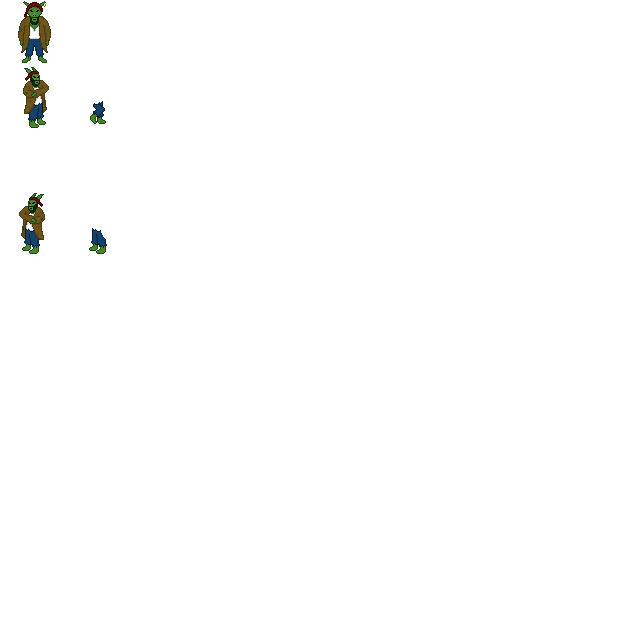
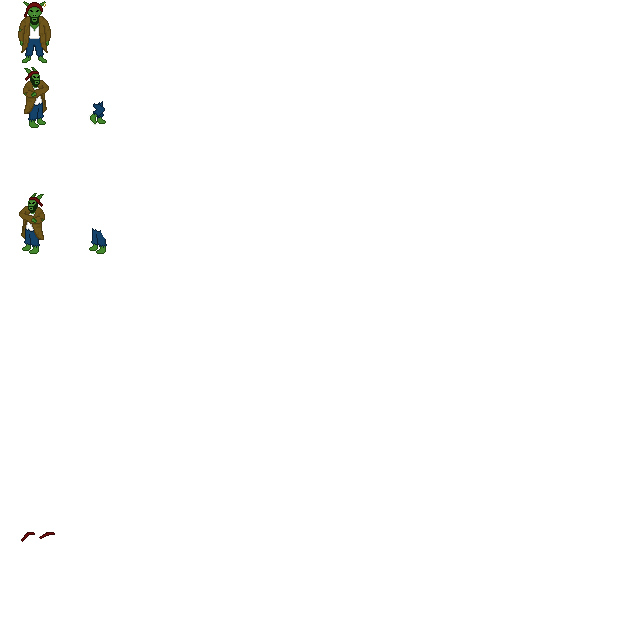
The second 640px x 640px image is a revision of the first. Changes to its layers:
added layer "Pasted Layer copy" above "Pasted Layer" over [39, 532, 55, 539]
added layer "Pasted Layer" above "Layer #1" over [21, 532, 35, 542]
